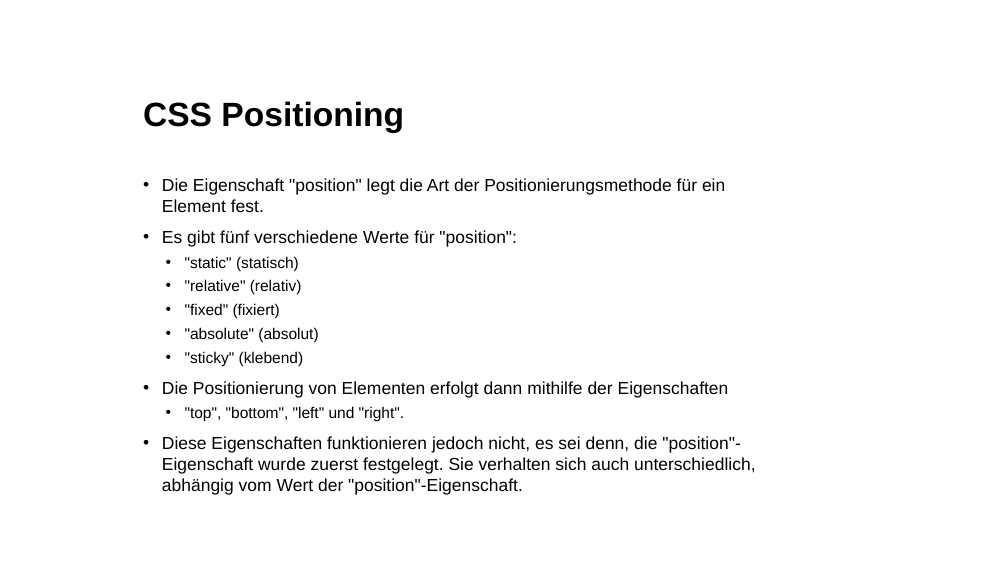
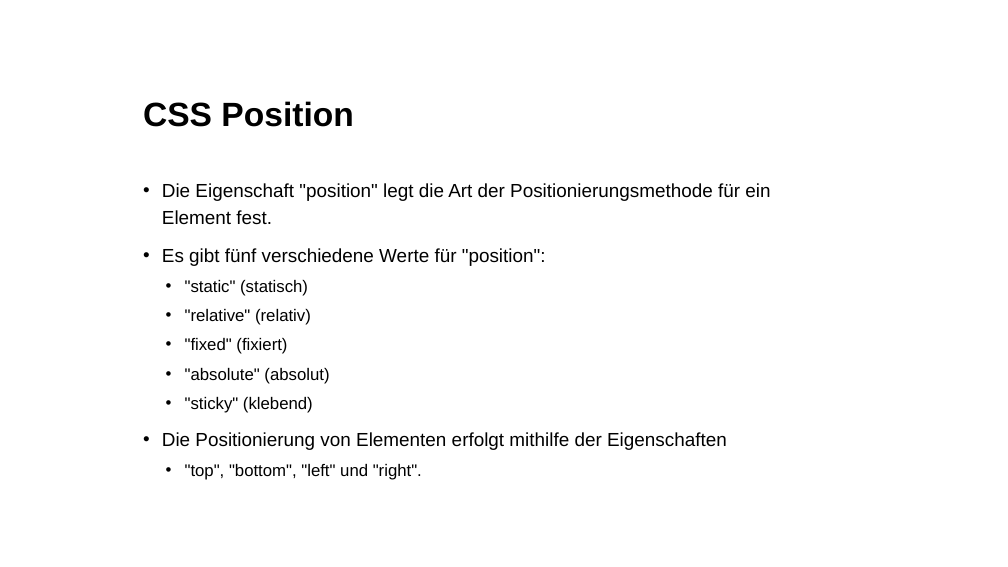
Before and after one commit to kodo89/Webentwicklung_23_24, a slide deck: slide 16 of 3. CSS/Slides/CSS Grundlagen 2.pptx (slide 15 before the commit). Drawn at 1008x567 pixels with LibreOffice and Linux fonts; fonts in the diff are those of the drawing; background and template pictures are left out. Boxes give left, top, right and bottom in pixels: in the first picture for what was removed or moved away, otherwise in the second. Text is boxed around its words. In the diff, an @@ line names an element or a change of style, - is before the commit and + after.

```diff
--- a/3. CSS/Slides/CSS Grundlagen 2.pptx
+++ b/3. CSS/Slides/CSS Grundlagen 2.pptx
@@ title at (143, 101, 353, 127): text changed @@
-CSS Positioning
+CSS Position
@@ text at (162, 183, 770, 480): size 16.6 to 18 pt in "Die Eigenschaft "position" legt die Art der ...", "Es gibt fünf verschiedene Werte für "position":"; size 14.8 to 16 pt in ""static" (statisch)", ""relative" (relativ)", ""fixed" (fixiert)", ""absolute" (absolut)" and 2 more places; line spacing 1 to 1.2 @@
@@ text at (162, 432, 727, 450): text changed; size 16.6 to 18 pt @@
-• Die Positionierung von Elementen erfolgt dann mithilfe der Eigenschaften
+• Die Positionierung von Elementen erfolgt mithilfe der Eigenschaften
@@ text at (162, 436, 755, 495): paragraph removed @@
-• Diese Eigenschaften funktionieren jedoch nicht, es sei denn, die "position"-Eigenschaft wurde zuerst festgelegt. Sie verhalten sich auch unterschiedlich, abhängig vom Wert der "position"-Eigenschaft.
```
Also in this commit, not shown: 6 other slides changed, 15 slides added, 15 other files.
